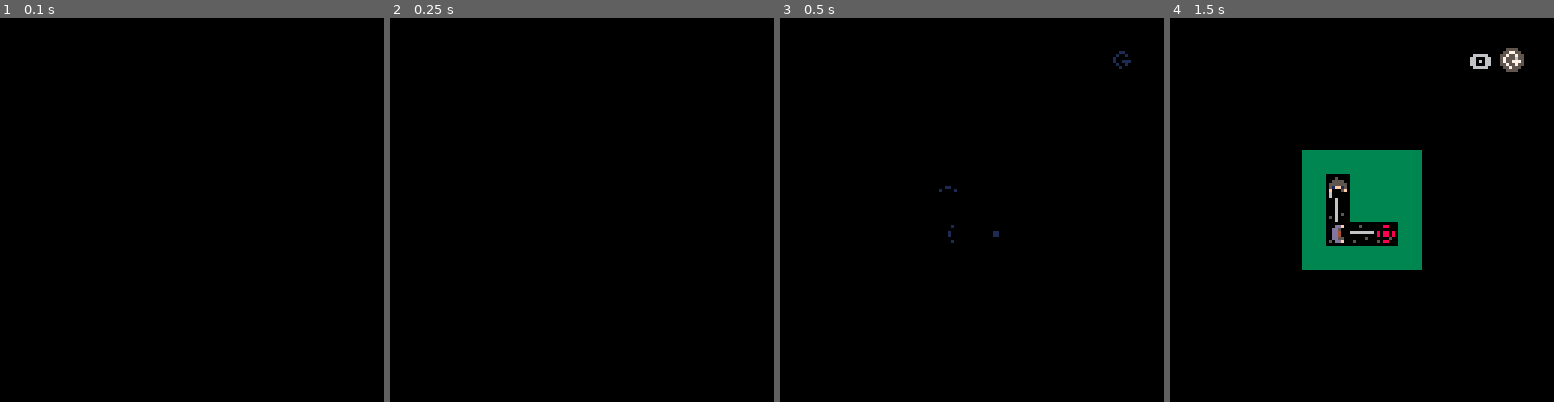
Above: before the commit, frames 1-4 (left to right).
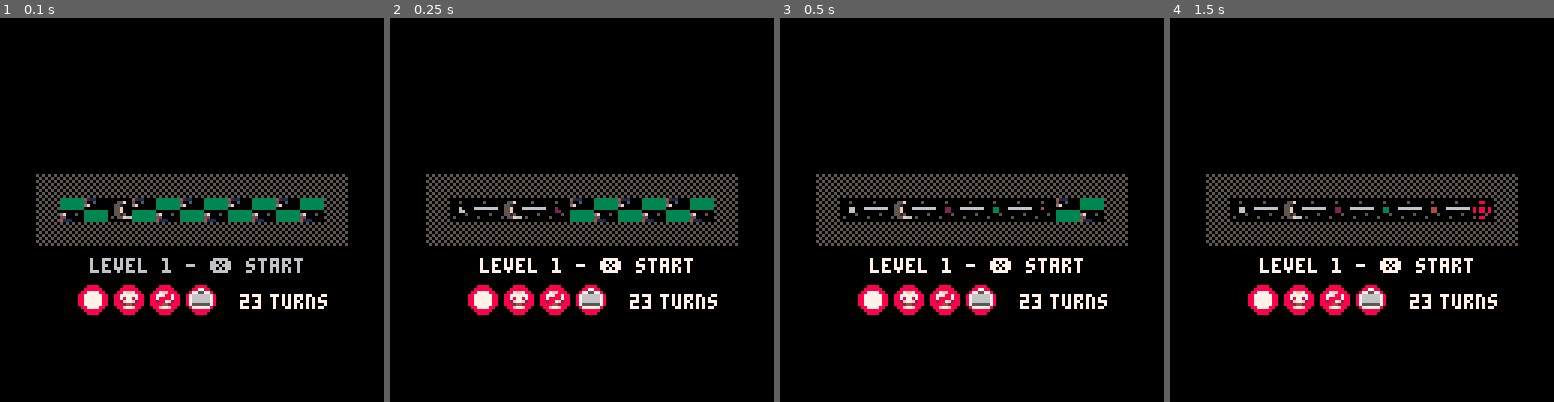
Above: after the commit, the same moments.

Repository: wesen/carts
Game: PICO-8 cartridge pico-go.p8
The game is run twice, just before and just after one commit, with the same random seed, the same clock (stepped at 60 frames per second) and the same inputs.
Inputs:
- Up to frame 1 (0.1 s): no input
- Up to frame 2 (0.25 s): no input
- Up to frame 3 (0.5 s): tap X (X key) at 0.33 s
- Up to frame 4 (1.5 s): tap O (Z key) at 0.7 s; tap X (X key) at 1.07 s

The runs differ from the first frame. In frame 1, 11% of the frame differs, in the area x 9-91%, y 40-78%; in frame 2, 10%; in frame 3, 9.7%; in frame 4, 16%, in the area x 9-93%, y 7-78%.

Commit message:
Display level stats on metalevel screen

Diff:
--- a/pico-go.p8
+++ b/pico-go.p8
@@ -278,7 +278,7 @@
 
 -- debug flags
 dbg_skip_start=true
-dbg_skip_metalevel=true
+dbg_skip_metalevel=false
 dbg_auto_win=false
 dbg_start_level=1
 dbg_draw=false
@@ -299,6 +299,7 @@
 victim_spr=41
 all_kill_spr=44
 no_kill_spr=45
+rock_spr=26
 
 -- constants
 dir_left={-1,0}
@@ -427,6 +428,13 @@
  self.has_achieved_no_kill=false
  self.min_turns=20000
  self.has_taken_briefcase=false
+
+ self.has_finished=true
+ self.min_turns=23
+ self.max_enemies_killed=self.enemies
+ self.has_briefcase=true
+ self.has_taken_briefcase=true
+ self.has_achieved_no_kill=true
 end)
 
 function class_level:str()
@@ -899,23 +907,25 @@
 x add level class
 x keep track of scores
 x display score on level card
+x multiple enemies on one spot
+x player can't move if goal reached
+x display level name on card
+x display level name on metalevel
+x no kills / all kills status
+x count turns
+x display level stats in metalevel
+- enemy distractions
+  - compute path to noise
 - add hide in plant sfx
 - add crossing sfx
 - add kill sfx
 - better fx for hiding and briefcase
-x multiple enemies on one spot
-x player can't move if goal reached
 - use bebop lines instead of sfx
-x display level name on card
-x display level name on metalevel
-- no kills / all kills status
 - define background tile for level
 - start screen gfx
-- count turns
-- more enemies
-  - enemy distractions
 - chose to enter level
 - only allow completed levels
+- animate badges on level card
 
 - tutorial mode?
 - sound fx
@@ -1252,9 +1262,38 @@
     spr(briefcase_spr,100,20)
    end
   else
-   if player!=nil and player.node.level!=nil and not is_blink then
-    print("level "..tostr(player.node.level),52,80)
-   end
+   if player!=nil and not is_blink then
+    local level=levels[player.node.level]
+    if level!=nil then
+     local s="level "..tostr(level.number).." - ❎ start"
+     print(s,64-#s*4/2,80)
+     local x1=48
+     local y1=90
+     if level.has_finished then
+    	 bspr(card_spr,
+           x1-21,y1,8)
+      if level.max_enemies_killed==level.enemies then
+       bspr(all_kill_spr,
+            x1-9,y1,8)
+      end
+      if level.has_achieved_no_kill then
+       bspr(no_kill_spr,
+            x1+3,y1,8)
+      end
+      if level.has_taken_briefcase then
+       bspr(card_spr,
+            x1+15,y1,8)
+       bspr(briefcase_spr,
+            x1+15,y1,7)
+      end
+      local s=tostr(level.min_turns)
+
+      print(s,x1+32,y1+2,7)
+      print(" turns",x1+32+#s*3,y1+2,7)
+     end
+    end
+   end
+
   end
   draw_board()
  end
@@ -1386,12 +1425,6 @@
        x1+w/2-#s*2+1,y1+21,0)
  print("turns",x1+w/2-9,y1+28,0)
 
- -- level.turns=23
- -- level.max_enemies_killed=level.enemies
- -- level.has_briefcase=true
- -- level.has_taken_briefcase=true
- -- level.has_achieved_no_kill=true
-
  bspr(card_spr,
        x1+w/2-21,y1+62,8)
  if level.max_enemies_killed==level.enemies then
@@ -1501,12 +1534,12 @@
 00000000900000000000000000090000900000090000000000000000087777803333333305000000505050500000000000000003777337373015ee1d50000000
 000000000909090900000000000900009999999900000000000000000088880033333333000000000505050500000000000000dd5000000001fee1dd41110000
 0000000000000000000000000000000000000000000000000000000000000000000bff00000b00000000000000000000000000dd40000000001110dd1ddf1000
-00000000000000000000000000000000000000000000000000088000000550003b03b5b03b03b0b00000000000000000000000dd40000000000000d1dd510000
-000000000000000000006000000000000000000000088000000000000666666003b3353003b333300000000000000000000000dd5000000000000001dd410000
-0006000000060000006000000006600000088000008888000808808006666660003359560033090000000000000000000000000ddf00000000000001dd410000
-00000000000660000000060000066000000880000088880008088080066666600b3993b60b3993b00000000000000000333300000000000033333331dd513333
-0000000000000000000600000000000000000000000880000000000005555550000225060002200000000000000000003333333333333333333333331ddf1333
-00000000000000000000000000000000000000000000000000088000000000000004400000044000000000000000000033333333333333333333333331113333
+00000000000000000000000000000000000000000000000000088000000550003b03b5b03b03b0b00044440000000000000000dd40000000000000d1dd510000
+000000000000000000006000000000000000000000088000000000000666666003b3353003b333300447544000000000000000dd5000000000000001dd410000
+0006000000060000006000000006600000088000008888000808808006666660003359560033090004655540000000000000000ddf00000000000001dd410000
+00000000000660000000060000066000000880000088880008088080066666600b3993b60b3993b00455654000000000333300000000000033333331dd513333
+0000000000000000000600000000000000000000000880000000000005555550000225060002200004455440000000003333333333333333333333331ddf1333
+00000000000000000000000000000000000000000000000000088000000000000004400000044000004444000000000033333333333333333333333331113333
 00000000000000000000000000000000000000000000000000000000000000000000000000000000000000000000000033333333333333333333333333333333
 00000000000000000000000000000000000600000006000000060000000600000055550000000000008888000000022000888800008888000000000000000000
 000000000000000000000000000000000000000000060000000600000006000005577550000f8000000f80000f80fa82087ff780087ff8800000000000000000
@@ -1706,7 +1739,7 @@
 
 
 __gff__
-0001102003000000000000000000000001010101030101010101000000000000101010102020202000030308000000008181818181818181818181818181818105050505000400000500000000000000090909090008000000000000000000000909090900080000090909090008000009090909000800000000000000000000
+0001102003000000000000000000000001010101030101010101010000000000101010102020202000030308000000008181818181818181818181818181818105050505000400000500000000000000090909090008000000000000000000000909090900080000090909090008000009090909000800000000000000000000
 0000000000000000000000000000000000000000000000000000000000000000000000000000000000000000000000000000000000000000000000000000000000000000000000000000000000000000000000000000000000000000000000000000000000000000000000000000000000000000000000000000000000000000
 __map__
 3008080808080a0000000000000000000000000000000000000000000000000000000000000000000000000000000000000000000000000000000000000000000000000000000000000000000000000000000000000000000000000000000000000000000000000000000000000000000a0a0a0a0a0a0a0a0a0a0a0a0a000000
@@ -1723,7 +1756,7 @@
 00080808270827080808080800000000000000000000000000000000c1c1c1c1c1c1c1c1c1c1c1c1c1c1c180808080808080800000000000000000000000000000000000000000000000000000000000000000000000000000000000000000000000000000000000000000000000000000000000000000000000000000000000
 00086123702319236023290800000000000000000000000000000000c1c1c1c1c1c1c1c1c1c1c1c1c1c1c180808080808080800000000000000000000000000000000000000000000000000000000000000000000000000000000000000000000000000000000000000000000000000000000000000000000000000000000000
 00080808080827080808080800000000000000000000000000000000c1c1c1c1c1c1c1c1c1c1c1c1c1c1c180808080808080800000000000000000000000000000000000000000000000000000000000000000000000000000000000000000000000000000000000000000000000000000000000000000000000000000000000
-000000c1172341c1c1c1c1c133c1c1c1c1c1c1c1c1c1c1c1c1c1c1c1c1c1c1c1c1c1c1c1c1c1c1c1c1c1c180808080808080800000000000000000000000000000000000000000000000000000000000000000000000000000000000000000000000000000000000000000000000000000000000000000000000000000000000
+000000c1172341231ac1c1c133c1c1c1c1c1c1c1c1c1c1c1c1c1c1c1c1c1c1c1c1c1c1c1c1c1c1c1c1c1c180808080808080800000000000000000000000000000000000000000000000000000000000000000000000000000000000000000000000000000000000000000000000000000000000000000000000000000000000
 320808080808080808080808c1c1c1c1c1c1c1c1c1c1c1c1c1c1c1c1c1c1c1c1c1c1c1c1c1c1c1c1c1c1c180808080808080800000000000000000000000000000000000000000000000000000000000000000000000000000000000000000000000000000000000000000000000000000000000000000000000000000000000
 000843080808630808080808c1c1c1c1c1c1c1c1c1c1c1c1c1c1c1c180808080808080808080808080808080808080808080800000000000000000000000000000000000000000000000000000000000000000000000000000000000000000000000000000000000000000000000000000000000000000000000000000000000
 000827080808270808080808c1c1c1c1c1c1c1c1c1c1c1c1c1c1c1c180808080808080808080808080808080808080808080800000000000000000000000000000000000000000000000000000000000000000000000000000000000000000000000000000000000000000000000000000000000000000000000000000000000
